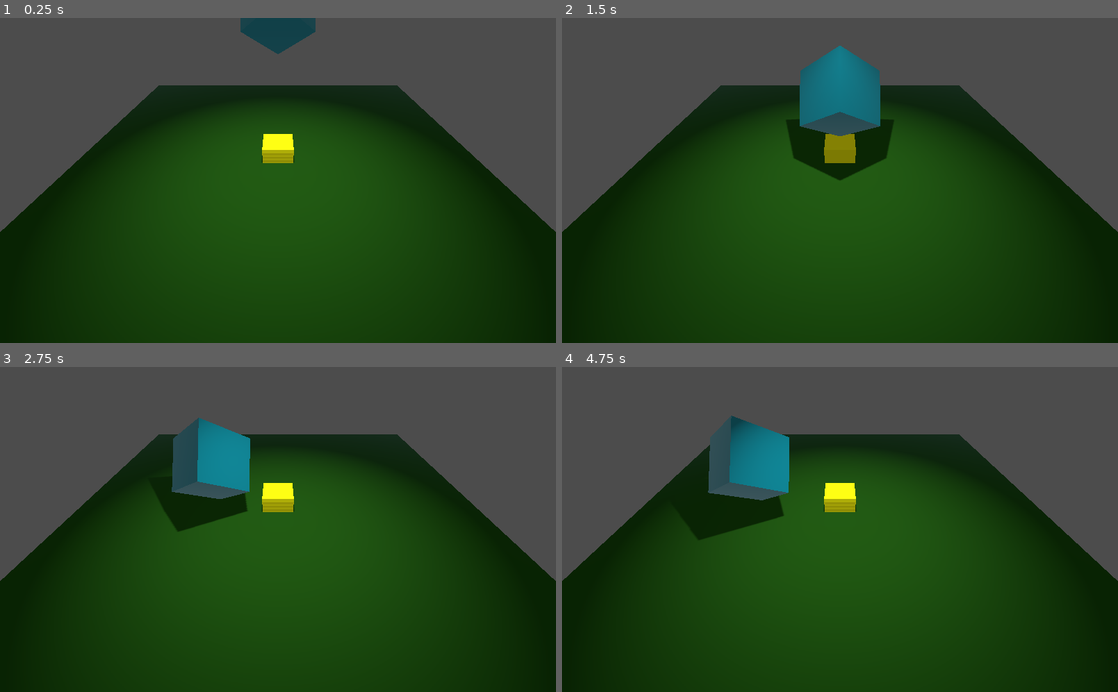
Above: before the commit, frames 1-4 (two rows, left to right).
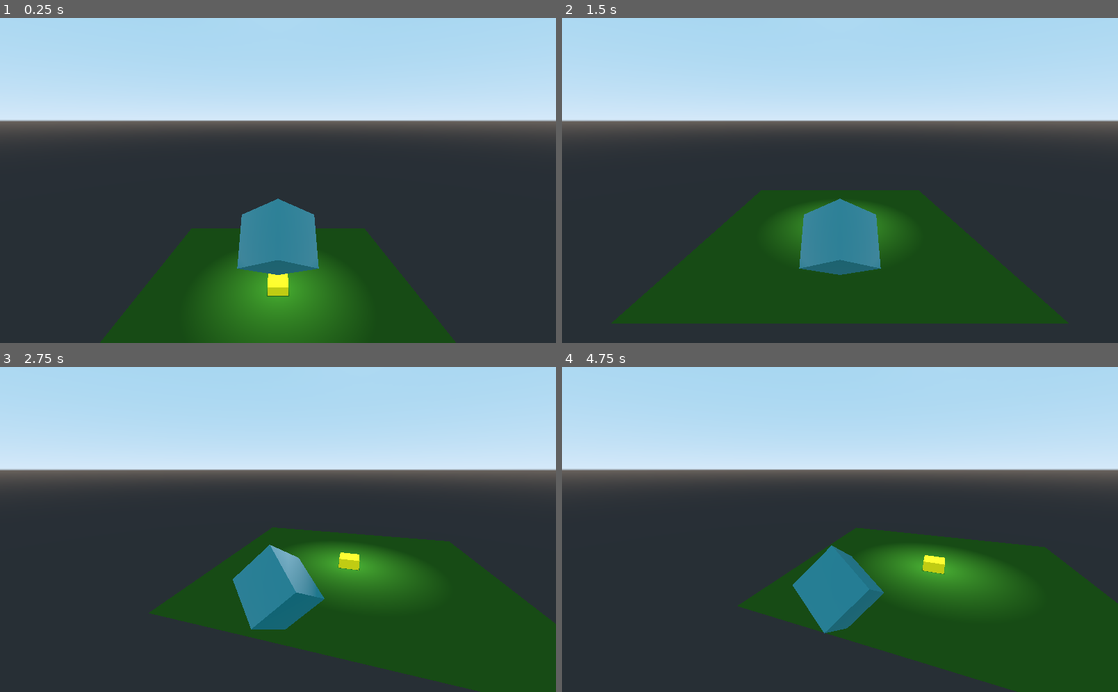
Above: after the commit, the same moments.

Repository: SirenHead-Interactive-Team/GodotDevelopment
Game: Godot game, scene res://Scenes/Spatial.tscn
Same seed, same stepped clock (60 frames per second), same inputs: the game is played once before the commit and once after it.
Inputs:
- Up to frame 1 (0.25 s): no input
- Up to frame 2 (1.5 s): hold S (move_bw) 0.53-1.28 s; tap Space (move_jump) at 0.77, 1.07 s; tap W (move_fw) at 0.8, 1.35 s
- Up to frame 3 (2.75 s): tap Space (move_jump) at 1.52, 1.82 s; tap A (move_l) at 1.55 s; hold A (move_l) from 2.03 s (still down); tap D (move_r) at 2.3 s
- Up to frame 4 (4.75 s): release A (move_l) at 2.78 s; tap D (move_r) at 2.85 s; tap Space (move_jump) at 3.02, 3.05, 3.32, 4.52 s; hold Space (move_jump) 3.53-4.28 s; tap S (move_bw) at 3.8, 4.35 s; tap W (move_fw) at 4.55 s

The runs differ from the first frame. In frame 1, 88% of the frame differs, in the area x 0-100%, y 0-100%; in frame 2, 78%; in frame 3, 84%; in frame 4, 86%.

Commit message:
Got mobile & rotating camera working, and some rotation logic going, after fighting glitches & the doc's & giving into transforms

Diff:
--- a/Scenes/Area.gd
+++ b/Scenes/Area.gd
@@ -5,7 +5,7 @@
 
 # Called when the node enters the scene tree for the first time.
 func _ready():
-	pass # Replace with function body.
+    pass # Replace with function body.
 
 
 # Called every frame. 'delta' is the elapsed time since the previous frame.
@@ -13,5 +13,4 @@
 #	pass
 
 func _on_Area_body_exited(body):
-	print("Out!")
-	emit_signal("out_of_bounds", body)
+    emit_signal("out_of_bounds", body)
--- a/Scenes/Cube.gd
+++ b/Scenes/Cube.gd
@@ -1,12 +1,14 @@
 extends KinematicBody
 
+var color
 var camera
-var color
+var character
 var velocity = Vector3()
 var gravity = -9.81
 
 var ACCELERATION = 3
 var DECELERATION = 5
+var TURN_STEP = 0.1
 var SPEED = 6
 var JUMP_STRENGTH = 250
 var TRANSFORM
@@ -15,9 +17,12 @@
 
 # Called when the node enters the scene tree for the first time.
 func _ready():
-	camera = get_node("../Camera").get_global_transform()
-	TRANSFORM = get_global_transform()
-	color = get_node("Shape").mesh.surface_get_material(0).get_albedo()
+    character = get_node(".")
+    camera = get_node("target/Perspective").get_global_transform()
+    color = get_node("Shape").mesh.surface_get_material(0).get_albedo()
+
+    if TRANSFORM == null:
+        TRANSFORM = get_global_transform()
 
 
 
@@ -26,67 +31,101 @@
 #	pass
 
 func _physics_process(delta):
-	if big_boi_fall_down:
-		print("Whoops")
-		big_boi_fall_down = false
+    camera = get_node("target/Perspective").get_global_transform()
 
-		set_transform(TRANSFORM)
+    var is_moving = false
 
-		velocity = Vector3()
-	else:
-		var dir = Vector3()
+    if big_boi_fall_down:
+        big_boi_fall_down = false
 
-		if(Input.is_action_pressed("move_bw")):
-			dir += camera.basis[2]
-		if(Input.is_action_pressed("move_fw")):
-			dir += -camera.basis[2]
-		if(Input.is_action_pressed("move_l")):
-			dir += -camera.basis[0]
-		if(Input.is_action_pressed("move_r")):
-			dir += camera.basis[0]
+        set_transform(TRANSFORM)
 
-		dir.y = 0
-		dir = dir.normalized()
+        velocity = Vector3()
+    else:
+        var dir = Vector3()
+
+        if(Input.is_action_pressed("move_bw")):
+            dir += camera.basis[2]
+        if(Input.is_action_pressed("move_fw")):
+            dir += -camera.basis[2]
+        if(Input.is_action_pressed("move_l")):
+            dir += -camera.basis[0]
+        if(Input.is_action_pressed("move_r")):
+            dir += camera.basis[0]
+
+        dir.y = 0
+        dir = dir.normalized()
+        if dir.length() > 0:
+            is_moving = true
+
+        var hv = velocity
+        hv.y = 0
+
+        var new_pos = dir * SPEED
+        var accel = DECELERATION
+
+        if (dir.dot(hv) > 0):
+            accel = ACCELERATION
+
+        if(is_on_floor()):
+            if(Input.is_action_pressed("move_jump")):
+                velocity.y = JUMP_STRENGTH * delta
+        else:
+            velocity.y += delta * gravity
+
+        hv = hv.linear_interpolate(new_pos, accel * delta)
+
+        velocity.x = hv.x
+        velocity.z = hv.z
+
+    velocity = move_and_slide(velocity, Vector3(0,1,0))
+
+    if is_moving:
+        rotating_player_turn()
+
+func rotating_player_turn():
+    var res = 0
+    var angle = atan2(velocity.x, velocity.z)
+    var char_rot = character.get_rotation().y
+    var diff = get_circular_diff_PI(angle, char_rot)
+
+    if diff < TURN_STEP:
+        res = angle
+    else:
+        if (angle+PI) < (char_rot+PI):
+            diff = -TURN_STEP
+        else:
+            diff = TURN_STEP
+        res = char_rot+diff
+
+    transform.basis = Basis()
+    rotate_object_local(Vector3(0, 1, 0), res)
+
+func get_circular_diff_PI(ang1, ang2):
+    var unit = PI
+    ang1 += unit
+    ang2 += unit
+
+    var min_ang = min(ang1, ang2)
+    var max_ang = max(ang1, ang2)
+
+    return min(2*unit + min_ang - max_ang, max_ang - min_ang)
+
+func print_all(list):
+    print("---")
+    for item in list:
+        print(item)
+
+func _on_ColorChangeBox_body_entered(body):
+    if body.get_instance_id() == get_instance_id():
+        get_node("Shape").mesh.surface_get_material(0).set_albedo(Color(1, 0, 0, 1))
 
 
-		var hv = velocity
-		hv.y = 0
-
-		var new_pos = dir * SPEED
-		var accel = DECELERATION
-
-		if (dir.dot(hv) > 0):
-			accel = ACCELERATION
-
-		if(is_on_floor()):
-			if(Input.is_action_pressed("move_jump")):
-				velocity.y = JUMP_STRENGTH * delta
-		else:
-			velocity.y += delta * gravity
-
-		hv = hv.linear_interpolate(new_pos, accel * delta)
-
-		velocity.x = hv.x
-		velocity.z = hv.z
-
-	velocity = move_and_slide(velocity, Vector3(0,1,0))
+func _on_ColorChangeBox_body_exited(body):
+    if body.get_instance_id() == get_instance_id():
+        get_node("Shape").mesh.surface_get_material(0).set_albedo(color)
 
 
-func _on_Area_body_entered(body):
-	if body.get_instance_id() == get_instance_id():
-		get_node("Shape").mesh.surface_get_material(0).set_albedo(Color(1, 0, 0, 1))
-
-
-func _on_Area_body_exited(body):
-	if body.get_instance_id() == get_instance_id():
-		get_node("Shape").mesh.surface_get_material(0).set_albedo(color)
-
-
-func _on_Area_body_shape_exited(body_id, body, body_shape, area_shape):
-	print(area_shape)
-	print(body_shape)
-
-
-func _on_Area_out_of_bounds(_body):
-	print("Whoops")
-	big_boi_fall_down = true
+func _on_Area_out_of_bounds(body):
+    if body.get_instance_id() == get_instance_id():
+        big_boi_fall_down = true
--- /dev/null
+++ b/Scenes/Cube.tscn
@@ -0,0 +1,34 @@
+[gd_scene load_steps=5 format=2]
+
+[ext_resource path="res://Scenes/Perspective.gd" type="Script" id=2]
+
+[sub_resource type="SpatialMaterial" id=1]
+albedo_color = Color( 0.027451, 0.537255, 0.603922, 1 )
+roughness = 0.0
+roughness_texture_channel = 3
+
+[sub_resource type="CubeMesh" id=2]
+material = SubResource( 1 )
+
+[sub_resource type="BoxShape" id=3]
+
+[node name="Cube" type="KinematicBody"]
+transform = Transform( 1, 0, 0, 0, 1, 0, 0, 0, 1, 0, 1, 0 )
+collision_mask = 517
+
+[node name="target" type="Spatial" parent="."]
+transform = Transform( 1, 1.78814e-07, 0, 1.49012e-08, 1, 0, -5.96046e-08, -8.9407e-08, 1, 0, 3, 0 )
+
+[node name="Perspective" type="Camera" parent="target"]
+transform = Transform( 1, -1.79085e-07, -1.12333e-08, -2.48318e-08, 0.918184, 0.396155, -1.02654e-09, -0.396155, 0.918184, 0, 0.5, 4 )
+current = true
+script = ExtResource( 2 )
+
+[node name="Shape" type="MeshInstance" parent="."]
+transform = Transform( 0.707107, -0.707107, 0, 0.5, 0.5, -0.707107, 0.5, 0.5, 0.707107, 0, 0.732, 0 )
+mesh = SubResource( 2 )
+material/0 = null
+
+[node name="Collider" type="CollisionShape" parent="."]
+transform = Transform( 0.707107, -0.707107, 0, 0.5, 0.5, -0.707107, 0.5, 0.5, 0.707107, 0, 0.732, 0 )
+shape = SubResource( 3 )
--- /dev/null
+++ b/Scenes/Perspective.gd
@@ -0,0 +1,34 @@
+extends Camera
+
+export var distance = 8.0
+export var height = 2.0
+var parent_height
+
+# Called when the node enters the scene tree for the first time.
+func _ready():
+    set_as_toplevel(true)
+    parent_height = get_parent().get_translation().y
+
+    set_rotation_degrees(Vector3(0, 0, 0))
+
+
+# Called every frame. 'delta' is the elapsed time since the previous frame.
+#func _process(delta):
+#	pass
+
+func _physics_process(_delta):
+    var target = get_parent().get_global_transform().origin
+    var pos = get_global_transform().origin
+    var up = Vector3(0, 1, 0)
+
+    var offset = pos - target
+
+    offset = offset.normalized() * distance
+    offset.y = height
+
+    if target.y < parent_height:
+        offset.y -= (target.y - parent_height) / 2
+
+    pos = target + offset
+
+    look_at_from_position(pos, target, up)
--- a/Scenes/Player.gd
+++ /dev/null
@@ -1,55 +0,0 @@
-extends KinematicBody
-
-var gravity = -9.81
-var velocity = Vector3()
-var camera
-
-const SPEED = 6
-const ACCELERATION = 3
-const DECELERATION = 5
-
-
-# Called when the node enters the scene tree for the first time.
-func _ready():
-	camera = get_node("../Camera").get_global_transform()
-	set_physics_process(true)
-
-func _physics_process(delta):
-	var dir = Vector3()
-
-	if(Input.is_action_pressed("move_fw")):
-		dir += -camera.basis[2]
-	if(Input.is_action_pressed("move_bw")):
-		dir += camera.basis[2]
-	if(Input.is_action_pressed("move_l")):
-		dir += -camera.basis[0]
-	if(Input.is_action_pressed("move_r")):
-		dir += camera.basis[0]
-
-	dir.y = 0
-	dir = dir.normalized()
-
-	velocity.y += delta * gravity
-
-	var hv = velocity
-	hv.y = 0
-
-	var new_pos = dir * SPEED
-	var accel = DECELERATION
-
-	if (dir.dot(hv) > 0):
-		accel = ACCELERATION
-
-	hv.linear_interpolate(new_pos, accel * delta)
-
-	velocity.x = hv.x
-	velocity.z = hv.z
-
-
-	if (dir.length() > 0):
-		print("Direction: " + str(dir))
-		print("Velocity: " + str(velocity))
-
-	# velocity = move_and_slide(velocity, Vector3(0, 1, 0))
-
-	move_and_slide(velocity)
--- a/Scenes/Spatial.tscn
+++ b/Scenes/Spatial.tscn
@@ -1,90 +1,66 @@
-[gd_scene load_steps=18 format=2]
+[gd_scene load_steps=15 format=2]
 
-[ext_resource path="res://Scenes/Cube.gd" type="Script" id=1]
+[ext_resource path="res://Scenes/Cube.tscn" type="PackedScene" id=1]
 [ext_resource path="res://Scenes/Area.gd" type="Script" id=2]
+[ext_resource path="res://Scenes/Cube.gd" type="Script" id=3]
 
-[sub_resource type="Environment" id=1]
-ambient_light_color = Color( 0.478431, 0.470588, 0.470588, 1 )
-fog_enabled = true
+[sub_resource type="CubeMesh" id=1]
 
-[sub_resource type="CubeMesh" id=2]
-
-[sub_resource type="SpatialMaterial" id=3]
+[sub_resource type="SpatialMaterial" id=2]
 albedo_color = Color( 0.0862745, 0.321569, 0, 1 )
 
-[sub_resource type="ConcavePolygonShape" id=4]
+[sub_resource type="ConcavePolygonShape" id=3]
 data = PoolVector3Array( -1, 1, 1, 1, 1, 1, -1, -1, 1, 1, 1, 1, 1, -1, 1, -1, -1, 1, 1, 1, -1, -1, 1, -1, 1, -1, -1, -1 …(284 unchanged characters)…
 
+[sub_resource type="BoxShape" id=4]
+
 [sub_resource type="SpatialMaterial" id=5]
-albedo_color = Color( 0.027451, 0.537255, 0.603922, 1 )
-roughness = 0.0
-roughness_texture_channel = 3
+albedo_color = Color( 1, 1, 0, 1 )
 
 [sub_resource type="CubeMesh" id=6]
 material = SubResource( 5 )
 
 [sub_resource type="BoxShape" id=7]
 
-[sub_resource type="BoxShape" id=8]
-
-[sub_resource type="SpatialMaterial" id=9]
-albedo_color = Color( 1, 1, 0, 1 )
-
-[sub_resource type="CubeMesh" id=10]
-material = SubResource( 9 )
-
-[sub_resource type="BoxShape" id=11]
-
-[sub_resource type="SpatialMaterial" id=13]
+[sub_resource type="SpatialMaterial" id=8]
 albedo_color = Color( 1, 1, 1, 0 )
 
-[sub_resource type="CubeMesh" id=12]
-material = SubResource( 13 )
+[sub_resource type="CubeMesh" id=9]
+material = SubResource( 8 )
 
-[sub_resource type="ProceduralSky" id=14]
+[sub_resource type="ProceduralSky" id=10]
 
-[sub_resource type="Environment" id=15]
+[sub_resource type="Environment" id=11]
 background_mode = 2
-background_sky = SubResource( 14 )
+background_sky = SubResource( 10 )
 ambient_light_color = Color( 1, 1, 1, 1 )
 ambient_light_sky_contribution = 0.6
 
 [node name="Spatial" type="Spatial"]
 
-[node name="Camera" type="Camera" parent="."]
-transform = Transform( 1, 0, 0, 0, 0.749141, 0.662411, 0, -0.662411, 0.749141, 0, 5.54648, 3.92048 )
-environment = SubResource( 1 )
-
 [node name="SpotLight" type="SpotLight" parent="."]
-transform = Transform( 1, 0, 0, 0, -1.62921e-07, 1, 0, -1, -1.62921e-07, 0, 5.80116, -2.55266 )
+transform = Transform( 1, 0, 0, 0, -1.62921e-07, 1, 0, -1, -1.62921e-07, 0, 8, -4 )
+light_energy = 4.64
 shadow_enabled = true
-shadow_color = Color( 0.219608, 0.207843, 0.207843, 1 )
+shadow_color = Color( 0.45098, 0.45098, 0.45098, 1 )
 spot_range = 87.0
-spot_attenuation = 0.466517
-spot_angle = 52.3
-spot_angle_attenuation = 2.0
+spot_attenuation = 0.17076
+spot_angle = 34.1
+spot_angle_attenuation = 0.31864
 
 [node name="Plane" type="MeshInstance" parent="."]
 transform = Transform( 8, 0, 0, 0, 0.001, 0, 0, 0, 8, 0, 0, -4 )
-mesh = SubResource( 2 )
-material/0 = SubResource( 3 )
+mesh = SubResource( 1 )
+material/0 = SubResource( 2 )
 
 [node name="StaticBody" type="StaticBody" parent="Plane"]
 
 [node name="CollisionShape" type="CollisionShape" parent="Plane/StaticBody"]
-shape = SubResource( 4 )
+shape = SubResource( 3 )
 
-[node name="Cube" type="KinematicBody" parent="."]
-transform = Transform( 0.707107, -0.707107, 0, 0.5, 0.5, -0.707107, 0.5, 0.5, 0.707107, 0, 5, -7 )
-collision_mask = 517
-script = ExtResource( 1 )
-
-[node name="Shape" type="MeshInstance" parent="Cube"]
-mesh = SubResource( 6 )
-material/0 = null
-
-[node name="Collider" type="CollisionShape" parent="Cube"]
-shape = SubResource( 7 )
+[node name="Cube" parent="." instance=ExtResource( 1 )]
+transform = Transform( 1, 0, 0, 0, 1, 0, 0, 0, 1, 0, 5, 0 )
+script = ExtResource( 3 )
 
 [node name="ColorChangeBox" type="Area" parent="."]
 transform = Transform( 0.6, 0, 0, 0, 0.6, 0, 0, 0, 0.6, 0, 0, -4 )
@@ -92,10 +68,10 @@
 collision_layer = 5
 
 [node name="CollisionShape" type="CollisionShape" parent="ColorChangeBox"]
-shape = SubResource( 8 )
+shape = SubResource( 4 )
 
 [node name="MeshInstance" type="MeshInstance" parent="ColorChangeBox"]
-mesh = SubResource( 10 )
+mesh = SubResource( 6 )
 material/0 = null
 
 [node name="Area" type="Area" parent="."]
@@ -105,15 +81,15 @@
 script = ExtResource( 2 )
 
 [node name="CollisionShape" type="CollisionShape" parent="Area"]
-shape = SubResource( 11 )
+shape = SubResource( 7 )
 
 [node name="MeshInstance" type="MeshInstance" parent="Area"]
-mesh = SubResource( 12 )
+mesh = SubResource( 9 )
 material/0 = null
 
 [node name="WorldEnvironment" type="WorldEnvironment" parent="."]
-environment = SubResource( 15 )
-[connection signal="body_entered" from="ColorChangeBox" to="Cube" method="_on_Area_body_entered"]
-[connection signal="body_exited" from="ColorChangeBox" to="Cube" method="_on_Area_body_exited"]
+environment = SubResource( 11 )
+[connection signal="body_entered" from="ColorChangeBox" to="Cube" method="_on_ColorChangeBox_body_entered"]
+[connection signal="body_exited" from="ColorChangeBox" to="Cube" method="_on_ColorChangeBox_body_exited"]
 [connection signal="body_exited" from="Area" to="Area" method="_on_Area_body_exited"]
 [connection signal="out_of_bounds" from="Area" to="Cube" method="_on_Area_out_of_bounds"]
